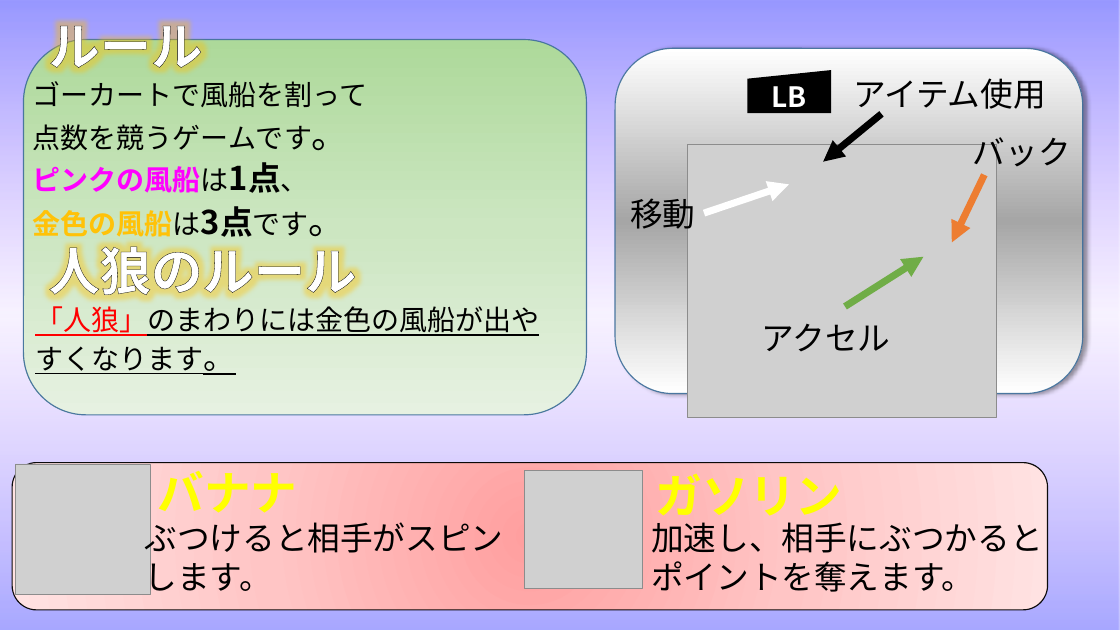
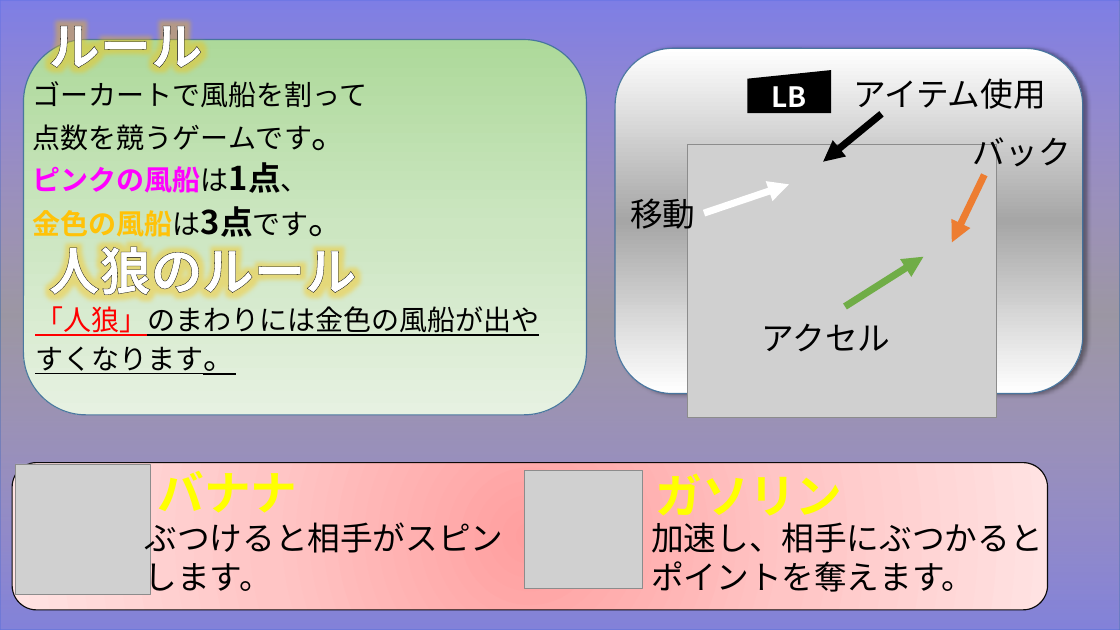
Before and after one commit to MizukiKato0416/sotsugyou_time_kato, a slide deck: slide 1 of PSD/操作説明(人狼).pptx. Drawn at 1120x630 pixels with LibreOffice and Linux fonts; fonts in the diff are those of the drawing; grey boxes stand for pictures. Boxes give left, top, right and bottom in pixels: in the first picture for what was removed or moved away, otherwise in the second. Text is boxed around its words. In the diff, an @@ line names an element or a change of style, - is before the commit and + after.

```diff
--- a/PSD/操作説明(人狼).pptx
+++ b/PSD/操作説明(人狼).pptx
@@ rectangle added at (x1=0, y1=0, x2=1120, y2=630), fill #000000 at 40% opacity, outline #43739E 1 pt @@
```
Also in this commit, not shown: 1 other file.
